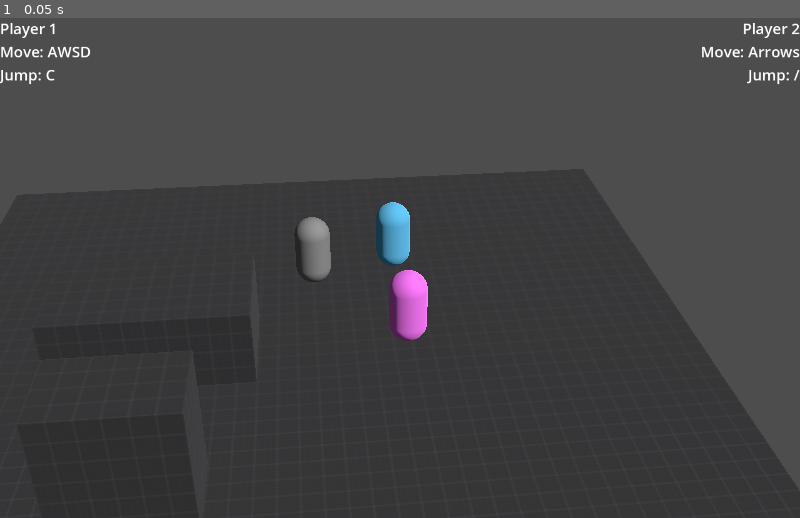
Above: before the commit, frame 1.
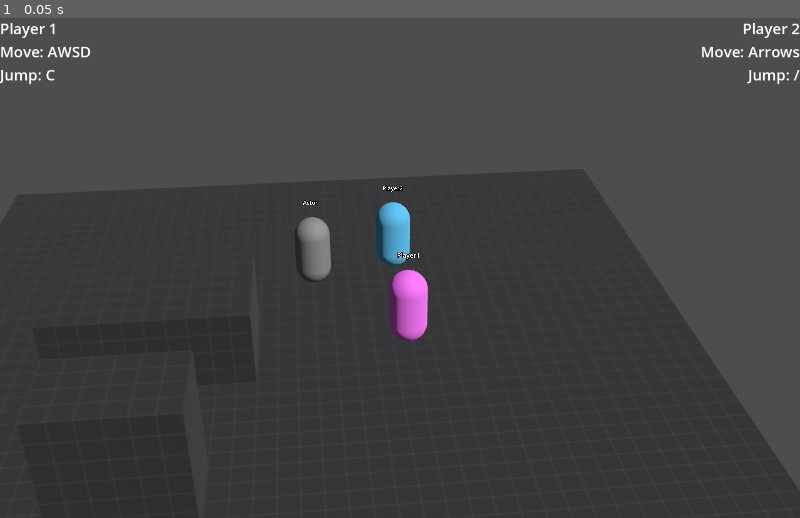
Above: after the commit, the same moment.

Repository: marconvcm/karma-kittens
Game: Godot game, scene res://levels/level.tscn
The game is run twice, just before and just after one commit, with the same random seed, the same clock (stepped at 60 frames per second) and the same inputs.
Inputs:
- Up to frame 1 (0.05 s): no input

The runs differ from the first frame. In frame 1, less than 0.1% of the frame differs, in the area x 37-54%, y 33-65%.

Commit message:
add label, override methods

Diff:
--- a/common/input_controller.gd
+++ b/common/input_controller.gd
@@ -53,7 +53,7 @@
 func get_strength(action: String) -> float:
     return _get_action_strength(action)
 
-func is_action_pressed(key: Keys) -> bool:
+func is_key_pressed(key: Keys) -> bool:
     match key:
         Keys.ACTION_0:
             return _is_action_pressed("action_0")
@@ -64,3 +64,12 @@
         Keys.ACTION_3:
             return _is_action_pressed("action_3")
     return false
+
+func is_action_pressed(action: String) -> bool:
+    return _is_action_pressed(action)
+
+func is_action_just_pressed(action: String) -> bool:
+    return _is_action_just_pressed(action)
+
+func is_action_just_released(action: String) -> bool:
+    return _is_action_just_released(action)
--- a/levels/level.tscn
+++ b/levels/level.tscn
@@ -46,6 +46,9 @@
 
 [node name="Mesh" parent="Player2" index="1"]
 surface_material_override/0 = SubResource("StandardMaterial3D_safpt")
+
+[node name="Label" parent="Player2" index="3"]
+text = "HELLO WORLD"
 
 [node name="Camera" type="Camera3D" parent="." node_paths=PackedStringArray("target1", "target2")]
 transform = Transform3D(-1, -7.54979e-08, 1.30766e-07, 0, 0.866025, 0.5, -1.50996e-07, 0.5, -0.866025, 0, 14, -20)
--- a/objects/actor.gd
+++ b/objects/actor.gd
@@ -1,9 +1,12 @@
 class_name Actor extends CharacterBody3D
 
-@export var world_settings: WorldSettings
+@onready var label: Label3D = $Label
 
 var speed: float = 5.0
 
+var camera_rotation: float = 0.0
+
+@export var world_settings: WorldSettings
 ## Jump impulse
 @export var jump_initial_impulse:float = 12.0
 ## Jump impulse when player keeps pressing jump
@@ -14,32 +17,39 @@
 ## between the idle and running states.
 @export var stopping_speed:float = 1.0
 
-var camera_rotation: float = 0.0
+func _ready() -> void:
+   # Called when the node enters the scene tree for the first time.
+   # You can use this function to initialize variables or set up the node's state.
+   label.text = self.name
+   pass
+
 
 func get_direction() -> Vector3:
    return Vector3.ZERO
 
-func _physics_process(_delta: float) -> void:
+func before_move(_delta: float) -> void:
+   # This function is called before the move_and_slide() function
+   # It can be used to set up the character's state before moving
+   # For example, you can set the camera rotation or other properties here
+   pass
+
+func after_move(_delta: float) -> void:
+   # This function is called after the move_and_slide() function
+   # It can be used to reset the character's state after moving
+   # For example, you can reset the camera rotation or other properties here
+   pass
+
+func _physics_process(delta: float) -> void:
    var direction = get_direction()
-   #velocity = direction * speed
 
    var y_velocity := velocity.y
    velocity.y = 0.0
-   velocity = velocity.lerp(direction * speed, acceleration * _delta)
+   velocity = velocity.lerp(direction * speed, acceleration * delta)
    if direction.length() == 0 and velocity.length() < stopping_speed:
       velocity = Vector3.ZERO
    velocity.y = y_velocity
+   velocity.y += world_settings.gravity * delta
 
-   velocity.y += world_settings.gravity * _delta
-
-   if self is Player:
-      var jump_action = str("player_[%s]_jump" % [(self as Player).player_index])
-      var is_just_jumping := Input.is_action_just_pressed(jump_action) and is_on_floor()
-      var is_air_boosting := Input.is_action_pressed(jump_action) and not is_on_floor() and velocity.y > 0.0
-
-      if is_just_jumping:
-         velocity.y += jump_initial_impulse
-      elif is_air_boosting:
-         velocity.y += jump_additional_force * _delta
-
+   before_move(delta)
    move_and_slide()
+   after_move(delta)
--- a/objects/actor.tscn
+++ b/objects/actor.tscn
@@ -19,3 +19,8 @@
 
 [node name="Shape" type="CollisionShape3D" parent="."]
 shape = SubResource("ConvexPolygonShape3D_0bejo")
+
+[node name="Label" type="Label3D" parent="."]
+transform = Transform3D(1, 0, 0, 0, 1, 0, 0, 0, 1, 0, 1.51615, 0)
+billboard = 1
+text = "LABEL"
--- a/objects/player.gd
+++ b/objects/player.gd
@@ -7,3 +7,13 @@
 func get_direction() -> Vector3:
    var direction = current_controller.get_axis()
    return Vector3(direction.x, 0, direction.y)
+
+func before_move(delta: float) -> void:
+   var jump_action = "jump"
+   var is_just_jumping := current_controller.is_action_just_pressed(jump_action) and is_on_floor()
+   var is_air_boosting := current_controller.is_action_pressed(jump_action) and not is_on_floor() and velocity.y > 0.0
+
+   if is_just_jumping:
+      velocity.y += jump_initial_impulse
+   elif is_air_boosting:
+      velocity.y += jump_additional_force * delta
--- a/project.godot
+++ b/project.godot
@@ -151,3 +151,6 @@
 
 renderer/rendering_method="gl_compatibility"
 renderer/rendering_method.mobile="gl_compatibility"
+anti_aliasing/quality/msaa_2d=1
+anti_aliasing/quality/msaa_3d=1
+anti_aliasing/quality/screen_space_aa=1
